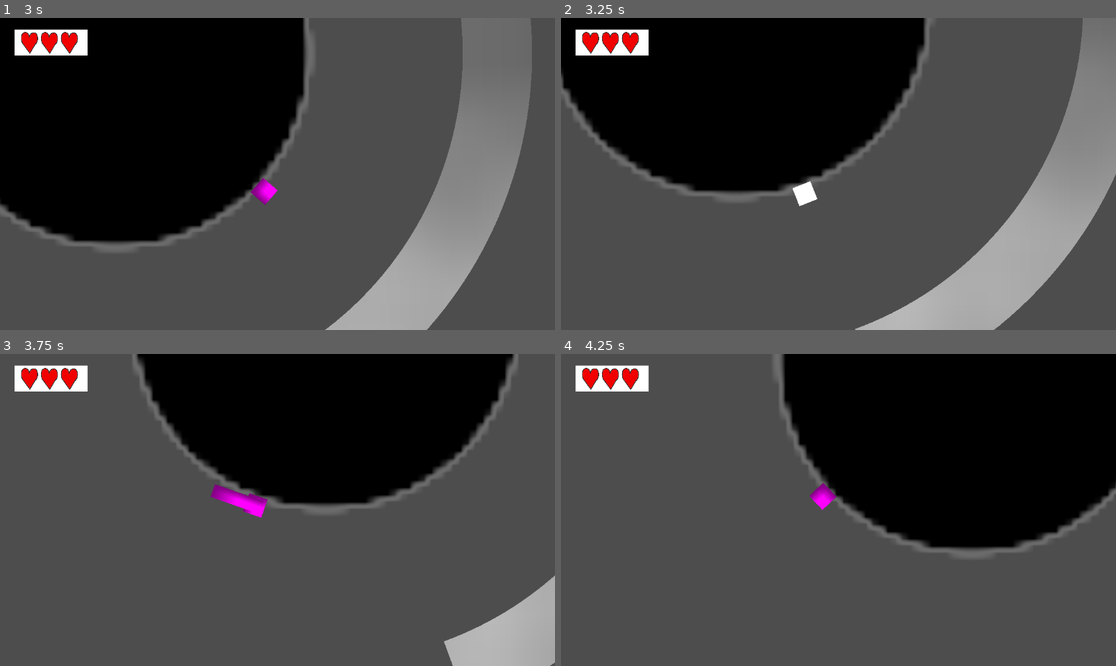
Above: before the commit, frames 1-4 (two rows, left to right).
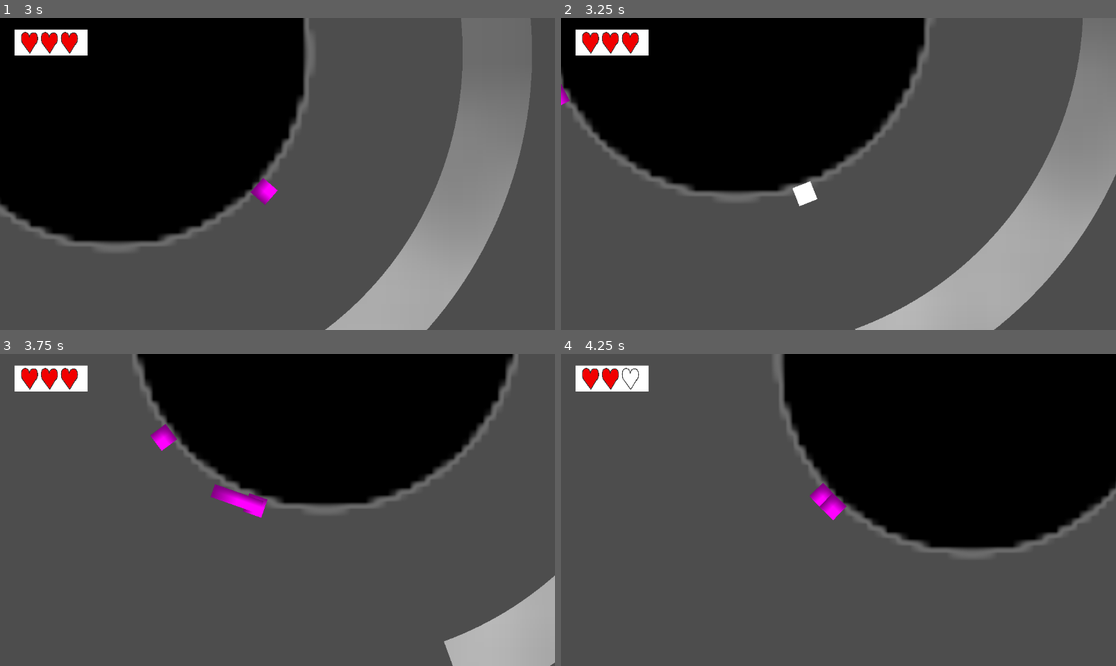
Above: after the commit, the same moments.

Repository: Juropolis/Space-Game
Game: Godot game, scene res://Main.tscn
The game is run twice, just before and just after one commit, with the same random seed, the same clock (stepped at 60 frames per second) and the same inputs.
Inputs:
- Up to frame 1 (3 s): hold D (right) 0.53-2.03 s; tap I (basic_attack) at 0.6, 2.1 s; tap Up (jump) at 0.77, 1.52 s; tap H (dash) at 1.35, 2.85 s; hold A (left) 2.03-2.78 s; hold D (right) from 2.78 s (still down)
- Up to frame 2 (3.25 s): keep holding D (right); tap Up (jump) at 3.02 s
- Up to frame 3 (3.75 s): keep holding D (right); tap I (basic_attack) at 3.6 s
- Up to frame 4 (4.25 s): keep holding D (right); tap Up (jump) at 3.77 s

Frame 1 is identical in both runs. In frame 2, less than 0.1% of the frame differs, in the area x 0-2%, y 21-29%; in frame 3, 0.2%; in frame 4, 0.3%, in the area x 11-52%, y 4-54%.

Commit message:
Basic walking enemies done and added facing for future attacks
Put some more stuff in gravity character

Diff:
--- a/EnemyScript.gd
+++ b/EnemyScript.gd
@@ -1,16 +1,34 @@
 extends GravityCharacter
 
-var player
 @onready var hurtbox = $Hurtbox
 @onready var hitbox = $Hitbox
+
 var HEALTH = 100
+var MOVE_SPEED = 70
+var MOVE_ACCELERATION = 1000
+
+var move_speed = MOVE_SPEED
 var health = HEALTH
-
 var team = "enemy"
+var facing = 1
 
 func physics_update(delta):
-	pass
+	handle_movement(delta)
+	#update_facing()
 
+
+#func update_facing():
+	# Velocity is always tiny, rarely exactly 0
+	if velocity.length() > 0.1:
+		if velocity.dot(surface_tangent) > 0.1:
+			facing = 1
+		else:
+			facing = -1
+
+func handle_movement(delta):
+	calculate_directional_speeds()
+	current_tangent_speed = move_toward(current_tangent_speed, move_speed, delta * MOVE_ACCELERATION)
+	velocity = (surface_tangent * current_tangent_speed) + current_normal_velocity
 
 func hit_received(damage):
 	health -= damage
@@ -23,11 +41,22 @@
 	# Death animation
 	queue_free()
 
+func set_contact_hitbox():
+	#Contact hitbox
+	hitbox.set_attacker(self)
+	hitbox.set_multi_hit(true)
+
+
 
 # Called when the node enters the scene tree for the first time.
 func _ready() -> void:
-	hitbox.set_attacker(self)
-	hitbox.set_multi_hit(true)
+	set_contact_hitbox()
+	var random_number = randi_range(1, 2)
+	if random_number == 1:
+		facing = 1
+	else:
+		facing = -1
+	move_speed *= facing
 
 
 # Called every frame. 'delta' is the elapsed time since the previous frame.
--- a/GravityCharacter.gd
+++ b/GravityCharacter.gd
@@ -1,6 +1,8 @@
 extends CharacterBody2D
 class_name GravityCharacter
 
+var current_tangent_speed = 0.0
+var current_normal_velocity = Vector2.ZERO
 var active_gravity_fields: Array[Area2D] = []
 var total_pull = Vector2.ZERO
 var total_gravity_direction = total_pull.normalized()
@@ -59,6 +61,12 @@
 			-total_gravity_direction.x
 		)
 
+func calculate_directional_speeds():
+	if active_gravity_fields.size() > 0:
+		#Movement code
+		current_tangent_speed = velocity.dot(surface_tangent)
+		current_normal_velocity = velocity - surface_tangent * current_tangent_speed
+
 # Rotates the player to match the direction of gravitys pull
 func handle_rotation(delta):
 	if active_gravity_fields.size() > 0:
--- a/PlayerScript.gd
+++ b/PlayerScript.gd
@@ -86,21 +86,14 @@
 
 
 func handle_movement(input_direction, delta):
-
-	#for is_on_floor checks
+	calculate_directional_speeds()
 
 	#Mess around with this value if cube starts bouncing or glitching
 	floor_snap_length = 0
-
-
 
 	#If you're in a gravity field
 	if active_gravity_fields.size() > 0:
 		#Movement code
-		var current_tangent_speed = velocity.dot(surface_tangent)
-
-		var current_normal_velocity = velocity - surface_tangent * current_tangent_speed
-
 		if is_on_floor():
 			if input_direction != 0:
 				var target_tangent_speed = input_direction * SPEED
@@ -278,6 +271,8 @@
 		HUD.update_health(GameManager.player_health)
 		print(GameManager.player_health, " hp")
 		hurtbox.make_invincible(2.0)
+		if GameManager.player_health <=0:
+			queue_free()
 
 # Called when the node enters the scene tree for the first time.
 func _ready() -> void:
